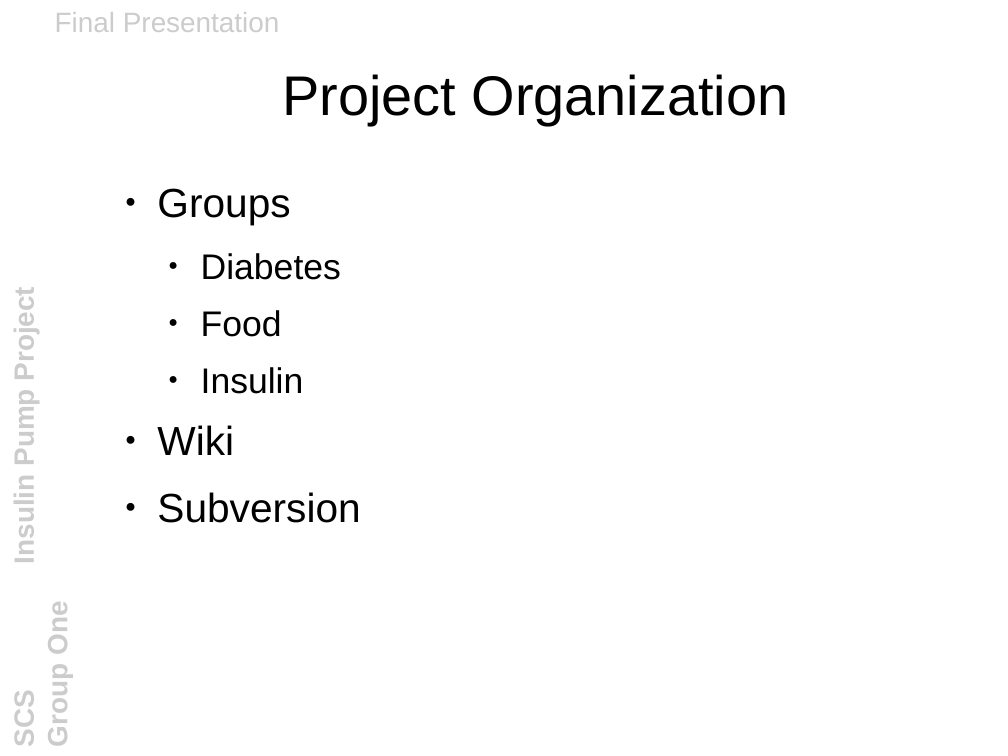
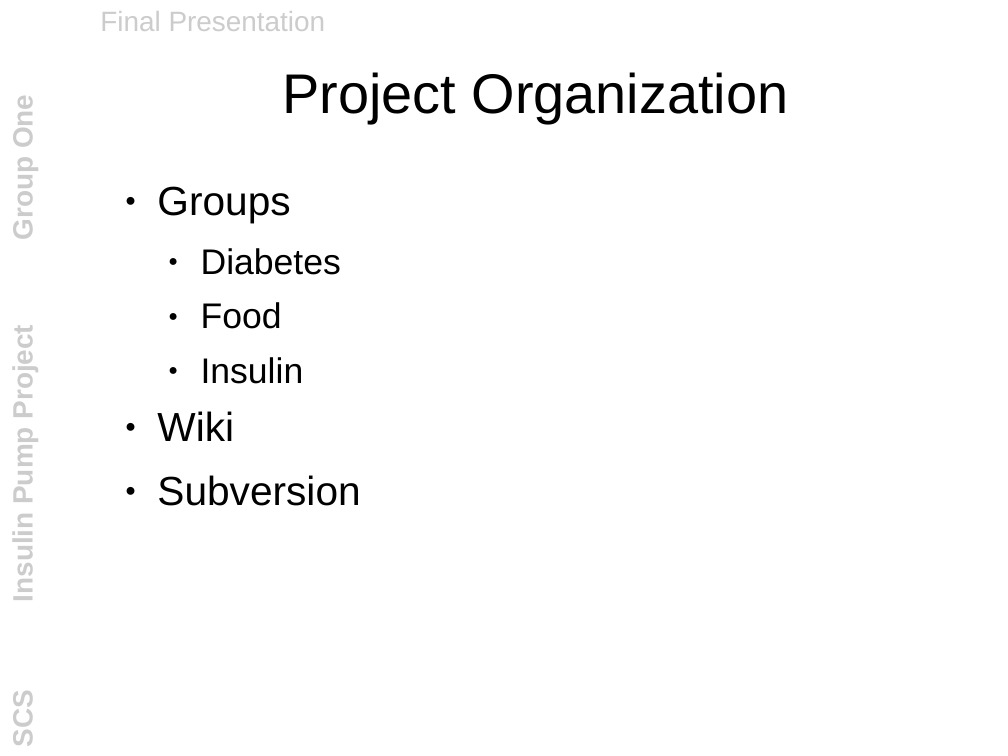
Before and after one commit to lan666asr9tt5n/mrsunjava6, a slide deck: slide 3 of documentation/other_files/final_presentation.odp. Drawn at 1008x756 pixels with LibreOffice and Linux fonts; fonts in the diff are those of the drawing; background and template pictures are left out. Boxes give left, top, right and bottom in pixels: in the first picture for what was removed or moved away, otherwise in the second. Text is boxed around its words. In the diff, an @@ line names an element or a change of style, - is before the commit and + after.

```diff
--- a/documentation/other_files/final_presentation.odp
+++ b/documentation/other_files/final_presentation.odp
@@ line spacing 1 to 0.93 in 4 elements at <box>7,100,38,746</box>, <box>283,72,789,123</box>, <box>157,186,360,506</box>, <box>100,11,326,31</box> @@
@@ text "Final Presentation": place and size @@
-text "Final Presentation" at <box>55,12,280,32</box>
+text "Final Presentation" at <box>100,11,326,31</box>
```
Also in this commit, not shown: 8 other slides changed, 1 slide added, 1 other file.
